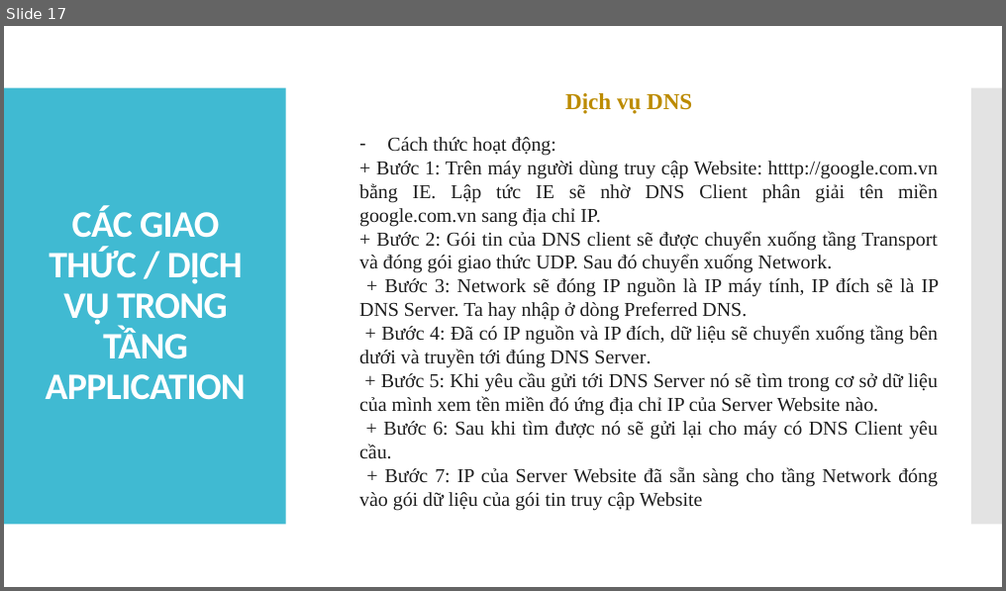
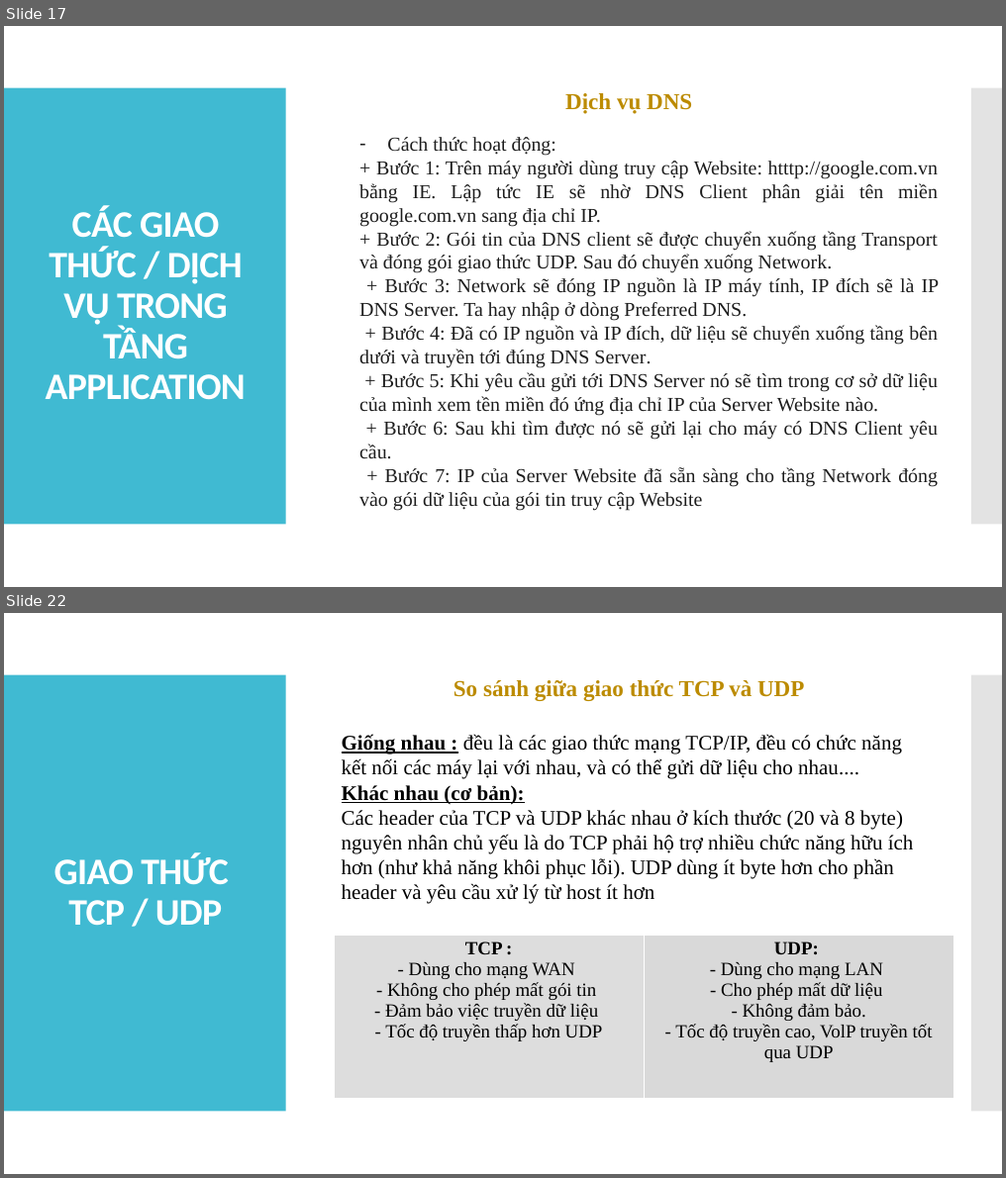
Before and after one commit to tiendatdk3493/Tai_Lieu, a slide deck: Topic 1.pptx. Shown one above the other, each under a label of ours: slide 17 before the commit, slides 17 and 22 after it; the slides between them are not shown. The pictures are 1006x591 and 1006x1178 pixels, drawn with LibreOffice and Linux fonts; fonts in the diff are those of the drawing. Boxes give left, top, right and bottom in pixels: in the first picture for what was removed or moved away, otherwise in the second. Text is boxed around its words. In the diff, an @@ line names an element or a change of style, - is before the commit and + after.

```diff
--- a/Topic 1.pptx
+++ b/Topic 1.pptx
@@ slide 22 added at box(4, 613, 1002, 1174), background #FFFFFF; not listed: 2 template elements that a slide beside it also shows @@
@@ text added at box(453, 680, 804, 701), 22 pt, text #BB8B00, bold @@
+So sánh giữa giao thức TCP và UDP
@@ text added at box(342, 734, 914, 904), 20 pt, text #000000 @@
+Giống nhau : đều là các giao thức mạng TCP/IP, đều có chức năng kết nối các máy lại với nhau, và có thể gửi dữ liệu cho nhau....
+Khác nhau (cơ bản):
+Các header của TCP và UDP khác nhau ở kích thước (20 và 8 byte) nguyên nhân chủ yếu là do TCP phải hộ trợ nhiều chức năng hữu ích hơn (như khả năng khôi phục lỗi). UDP dùng ít byte hơn cho phần header và yêu cầu xử lý từ host ít hơn
@@ title added at box(54, 854, 229, 926), 36 pt, text #FFFFFF, bold @@
+GIAO THỨC
+TCP / UDP
@@ table added at box(334, 935, 954, 1100), 1 rows, 2 columns @@
+TCP : / - Dùng cho mạng WAN / - Không cho phép mất gói tin / - Đảm bảo việc truyền dữ liệu / - Tốc độ truyền thấp hơn UDP | UDP: - Dùng cho mạng LAN - Cho phép mất dữ liệu - Không đảm bảo. - Tốc độ truyền cao, VolP truyền tốt qua UDP
```
Also in this commit, not shown: 2 slides changed, 2 other slides added.
